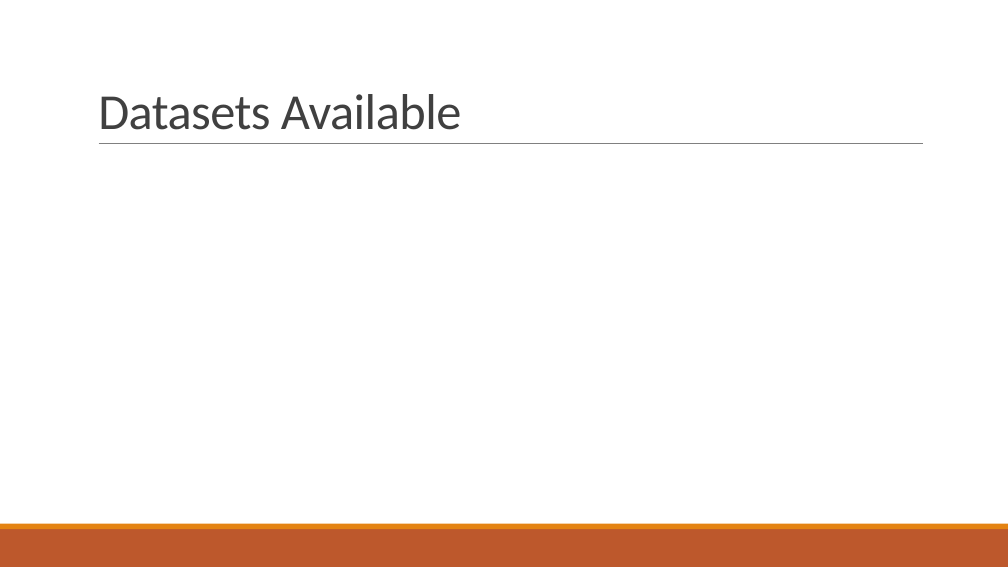
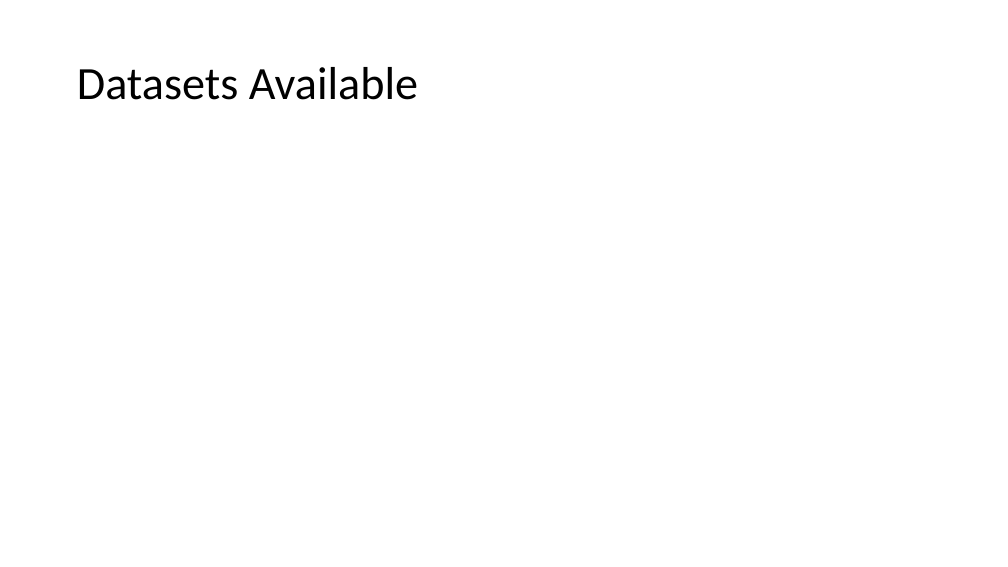
Before and after one commit to VarunBohara/Mini-Project-Documents, a slide deck: slide 5 of Literature Survey.pptx. Drawn at 1008x567 pixels with LibreOffice and Linux fonts; fonts in the diff are those of the drawing. Boxes give left, top, right and bottom in pixels: in the first picture for what was removed or moved away, otherwise in the second. Text is boxed around its words. In the diff, an @@ line names an element or a change of style, - is before the commit and + after.

```diff
--- a/Literature Survey.pptx
+++ b/Literature Survey.pptx
@@ title "Datasets Available": place and size @@
-title "Datasets Available" at [98,94,461,130]
+title "Datasets Available" at [77,67,418,100]
@@ title "Datasets Available" at [77,67,418,100]: size 48 to 44 pt, text colour #404040 to #000000, letter spacing -0.5 to 0 pt; line spacing 0.85 to 0.9; vertical alignment bottom to middle @@
@@ line removed from (99, 144) to (923, 144) @@
@@ rectangle removed at [0,529,1008,567] @@
@@ rectangle removed at [0,524,1008,529] @@
```
Also in this commit, not shown: 4 other slides changed, 14 slides added, 2 slides removed.
